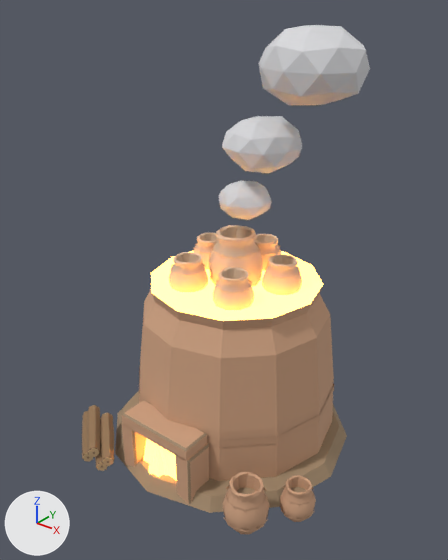
The glTF model assets/3d/models/asset_kiln_lit.glb, before and after one commit.
One viewpoint serves both versions: a 50 mm camera at (2.28, -2.91, 2.98) aimed at (0.05, -0.12, 1.25). Lighting does not change. The marker at lower left points along +X, +Y and +Z. The picture after the commit comes second.

Names of what the first picture shows: 'asset_kiln_lit'.
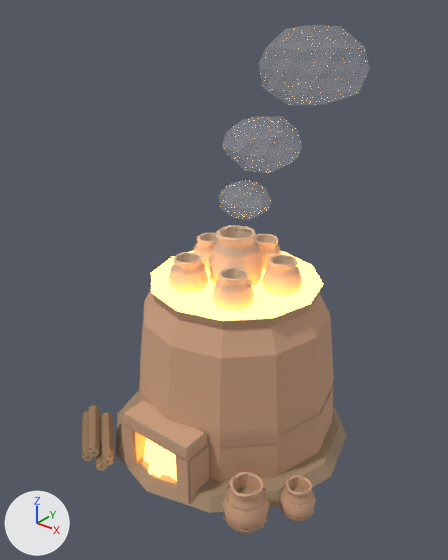
Edits to the bpy script that builds the scene:
```text
Change mat_snow:
    mat_snow.alpha: 1.0 -> 0.16
```

Boxes [x1, y1, x2, y2] around the edits, measured in the pictures (448 x 560 px):
'asset_kiln_lit', surface changed: [219, 25, 370, 267] in both
